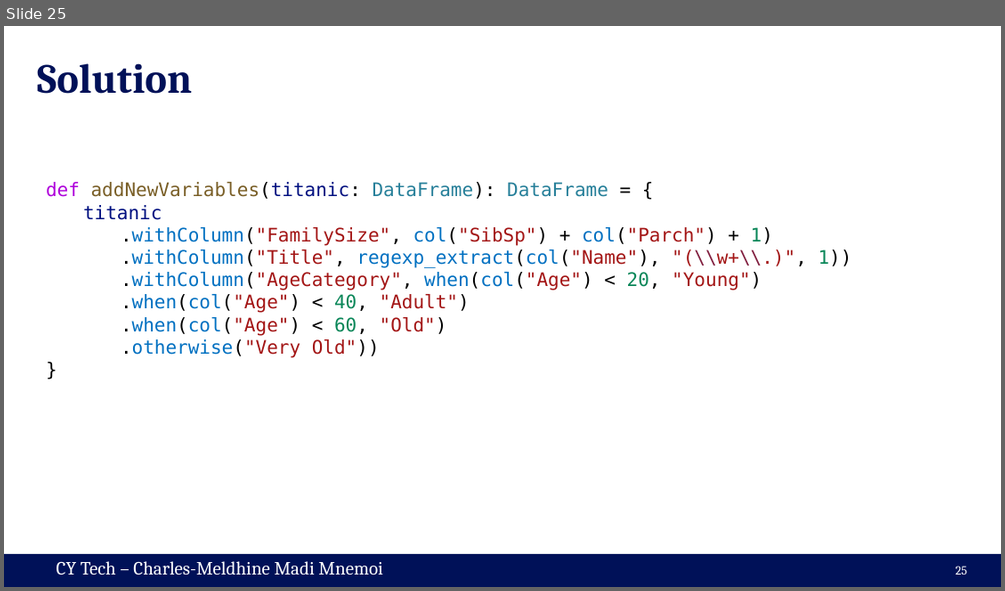
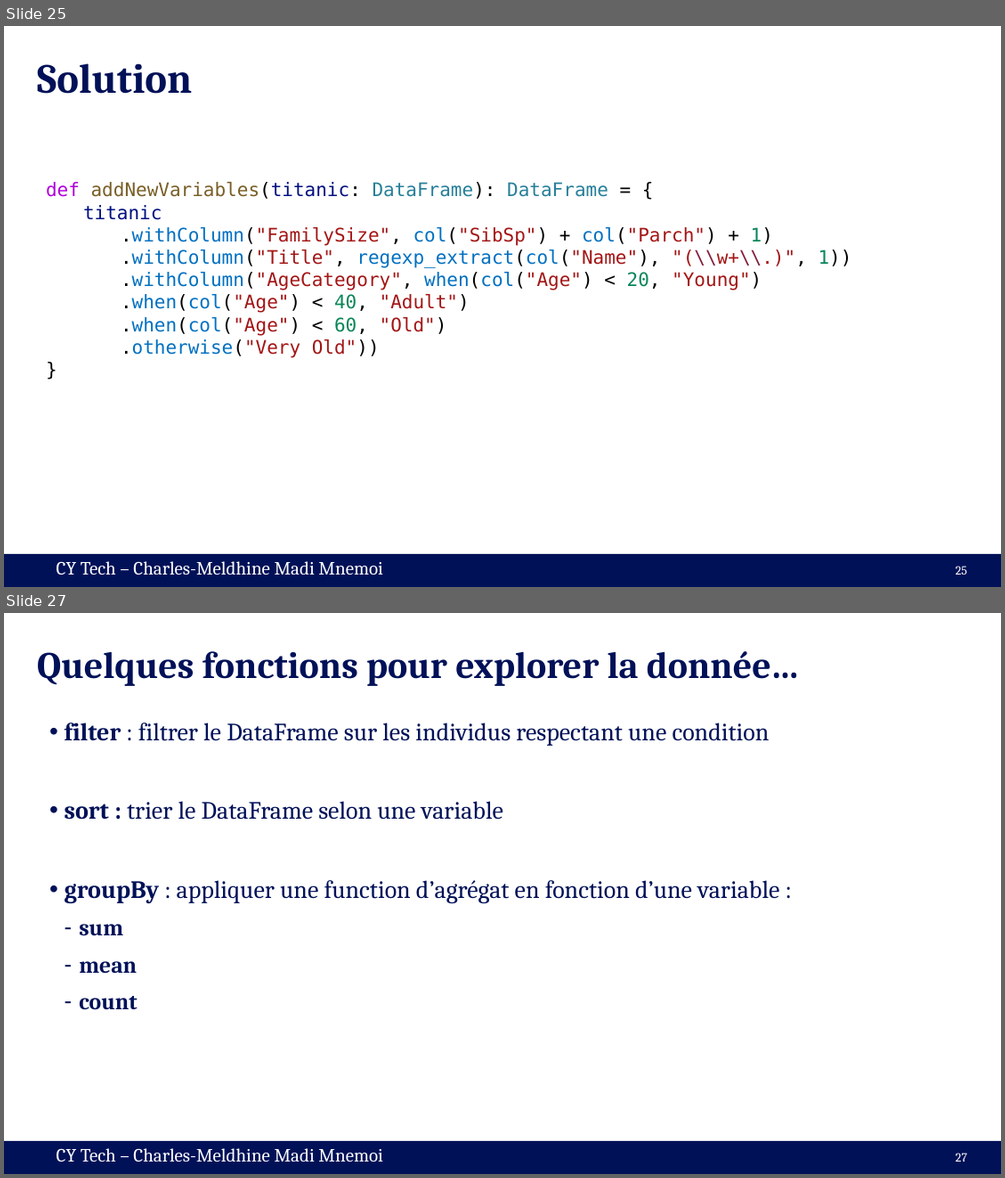
Before and after one commit to cmnemoi/cytech_sparks, a slide deck: presentation.pptx. Shown one above the other, each under a label of ours: slide 25 before the commit, slides 25 and 27 after it; the slides between them are not shown. The pictures are 1005x591 and 1005x1178 pixels, drawn with LibreOffice and Linux fonts; fonts in the diff are those of the drawing. Boxes give left, top, right and bottom in pixels: in the first picture for what was removed or moved away, otherwise in the second. Text is boxed around its words. In the diff, an @@ line names an element or a change of style, - is before the commit and + after.

```diff
--- a/presentation.pptx
+++ b/presentation.pptx
@@ slide 27 added at (4,613,1001,1174), background #FFFFFF; not listed: 2 template elements that a slide beside it also shows @@
@@ title added at (37,651,800,686), 36 pt, text #001158, bold @@
+Quelques fonctions pour explorer la donnée…
@@ text added at (65,722,779,1010), 24 pt, text #001158 @@
+• filter : filtrer le DataFrame sur les individus respectant une condition
+• sort : trier le DataFrame selon une variable
+• groupBy : appliquer une function d’agrégat en fonction d’une variable :
+  – sum
+  – mean
+  – count
@@ page number added at (955,1152,967,1161), 12 pt, text #FFFFFF @@
+27
```
Also in this commit, not shown: 2 slides changed, 2 other slides added.
